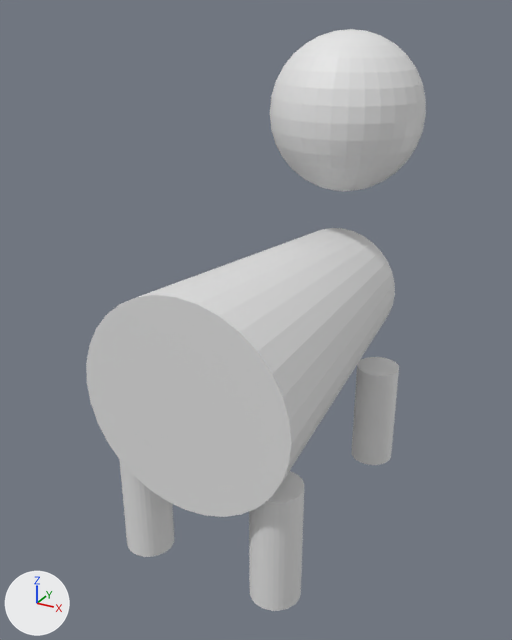
The Blender file BlenderModels/Player.blend: old version first, new version second.
Rendered twice from a 50 mm lens placed at (0.625, -1.208, 1.037), pointed at (-0.055, 0.027, 0.419). Every picture has the same lights, and +X, +Y and +Z are marked at lower left. The first picture is the older version.

Names of what the first picture shows: 'BackLeftLeg', 'BackRightLeg', 'Body', 'FrontRightLeg', 'Head'.
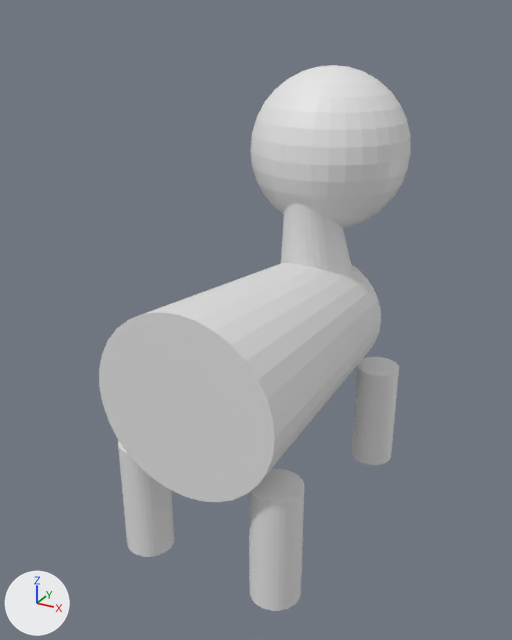
Commit message: Add a neck

The change, as a diff of the scene's bpy script:
```diff
--- a/BlenderModels/Player.blend.py
+++ b/BlenderModels/Player.blend.py
@@ me_cylinder @@
 # used by ob_body; location = (0.0, 0.0, 0.4); rotation_euler = (-1.571, 0.0, 0.0), in degrees (-90, 0, 0); scale = (0.212, 0.212, 0.212)
-me_cylinder.from_pydata(...)  # 64 vertices, 34 faces; spans x -1.0..1.0, y -1.0..1.0, z -1.61..1.72
+me_cylinder.from_pydata(...)  # 64 vertices, 34 faces; spans x -0.86..0.86, y -0.86..0.87, z -1.61..1.29
+# me_cylinder part 1: 64 of 64 vertices moved; they spanned x -1.0..1.0, y -1.0..1.0, z -1.61..1.72 and now span x -0.86..0.86, y -0.86..0.87, z -1.61..1.29; mean shift (0.0, 0.09, -0.21)
@@ me_cylinder_005 @@
+me_cylinder_005.from_pydata(...)  # 64 vertices, 34 faces; spans x -0.106..0.106, y -0.126..0.131, z -0.199..0.25
@@ ob_head @@
 ob_head = bpy.data.objects.new('Head', me_sphere_001)
-ob_head.location = (0.0, 0.357, 0.82)
+ob_head.location = (0.0, 0.267, 0.751)
 ob_head.scale = (0.176, 0.176, 0.176)
@@ ob_neck @@
+ob_neck = bpy.data.objects.new('Neck', me_cylinder_005)
+ob_neck.location = (0.0, 0.228, 0.542)
```

Where the change shows, as pixel boxes [x1, y1, x2, y2] in the pictures (512 x 640 px):
'Body', reshaped (9% narrower, 17% shorter)
    before: [86, 228, 395, 517]
    after: [99, 263, 381, 502]
'Head', moved
    before: [270, 29, 426, 191]
    after: [250, 65, 411, 228]
'Neck', added
    after: [281, 204, 352, 275]
